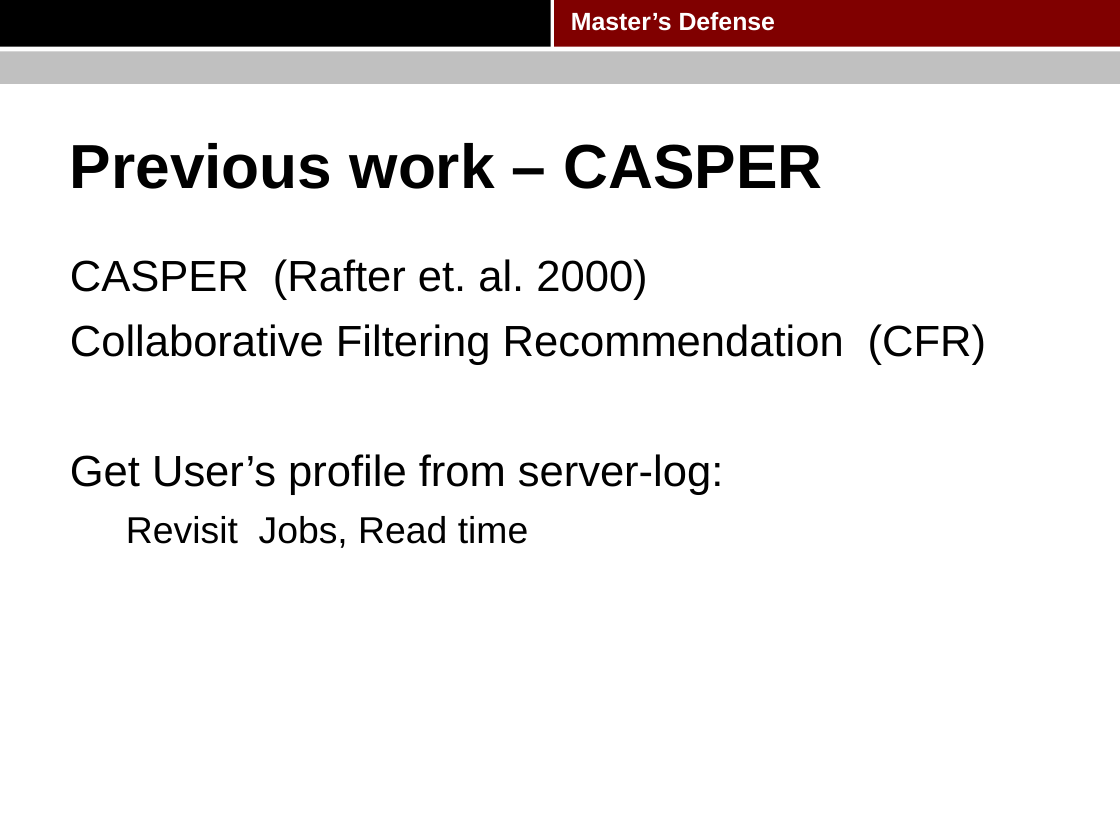
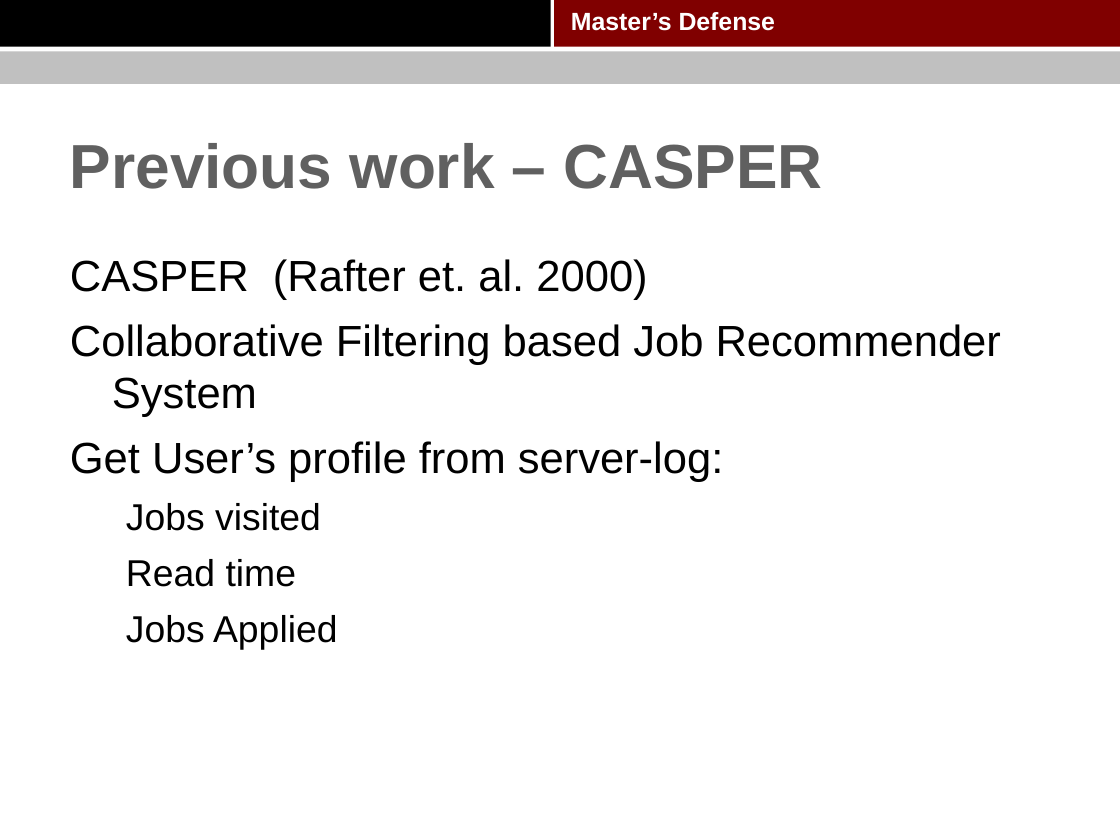
Before and after one commit to pkushiqiang/thesis, a slide deck: slide 10 of media/Master's thesis.pptx (slide 9 before the commit). Drawn at 1120x840 pixels with LibreOffice and Linux fonts; fonts in the diff are those of the drawing; background and template pictures are left out. Boxes give left, top, right and bottom in pixels: in the first picture for what was removed or moved away, otherwise in the second. Text is boxed around its words. In the diff, an @@ line names an element or a change of style, - is before the commit and + after.

```diff
--- a/media/Master's thesis.pptx
+++ b/media/Master's thesis.pptx
@@ title "Previous work – CASPER" at bbox=[70, 143, 823, 189]: text colour #000000 to #606060 @@
@@ text at bbox=[70, 324, 1001, 417]: text changed @@
-Collaborative Filtering Recommendation (CFR)
+Collaborative Filtering based Job Recommender System
@@ text at bbox=[126, 503, 338, 649]: text changed @@
-  Revisit Jobs, Read time
+  Jobs visited
+  Read time
+  Jobs Applied
```
Also in this commit, not shown: 68 other slides changed, 3 slides added.
